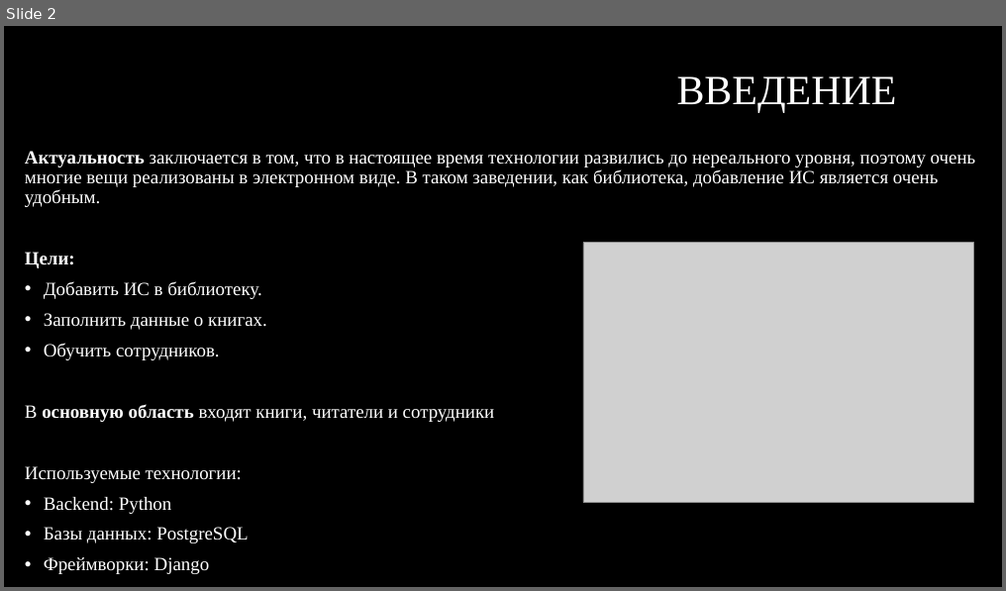
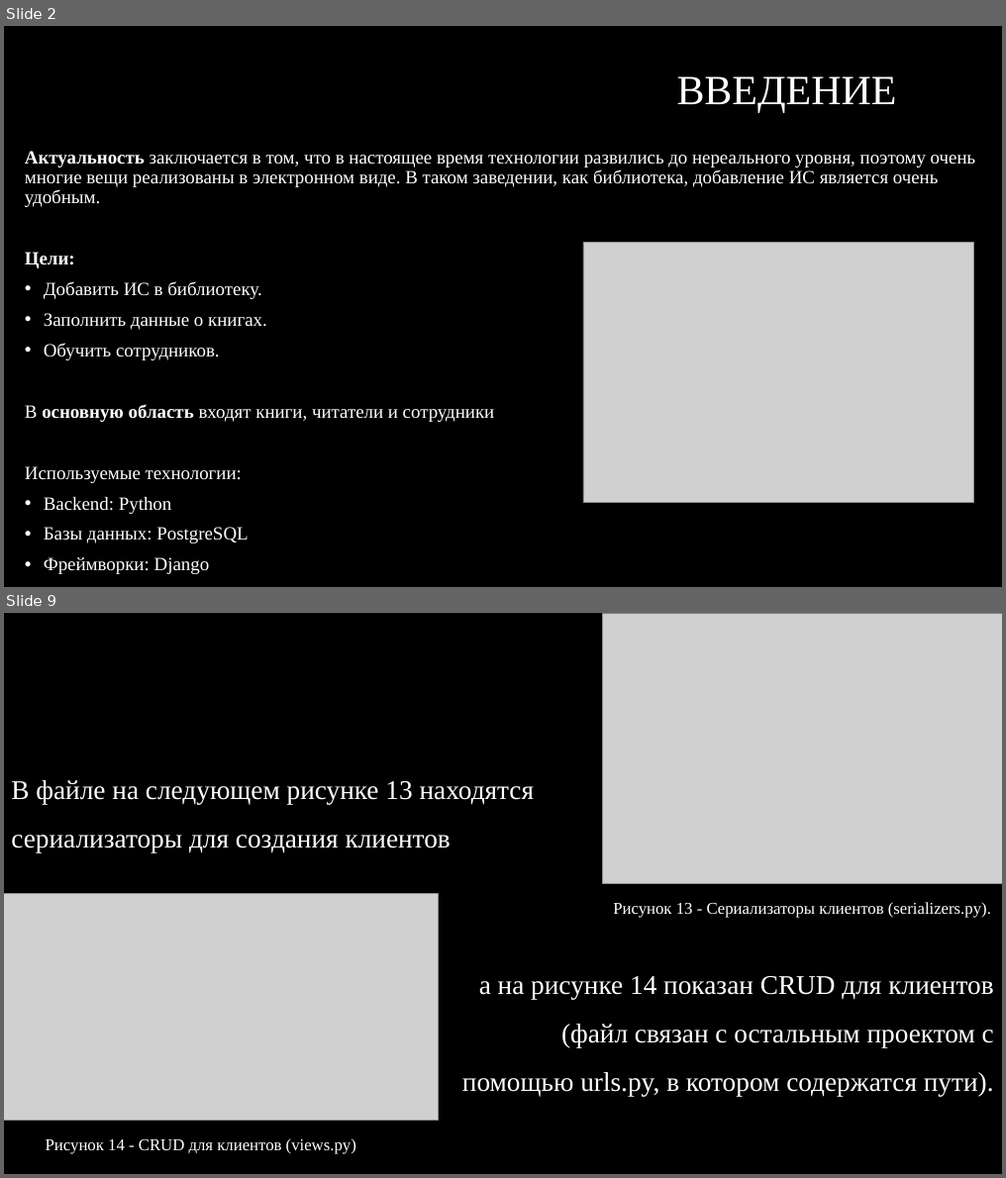
Before and after one commit to n1lhsss/YP04, a slide deck: Презентация Microsoft PowerPoint.pptx. Shown one above the other, each under a label of ours: slide 2 before the commit, slides 2 and 9 after it; the slides between them are not shown. The pictures are 1006x591 and 1006x1178 pixels, drawn with LibreOffice and Linux fonts; fonts in the diff are those of the drawing; grey boxes stand for pictures; background and template pictures are left out. Boxes give left, top, right and bottom in pixels: in the first picture for what was removed or moved away, otherwise in the second. Text is boxed around its words. In the diff, an @@ line names an element or a change of style, - is before the commit and + after.

```diff
--- a/Презентация Microsoft PowerPoint.pptx
+++ b/Презентация Microsoft PowerPoint.pptx
@@ slide 9 added at box(4, 613, 1002, 1174), background #000000 @@
@@ picture added at box(603, 613, 1002, 884) @@
@@ text added at box(11, 780, 535, 853), 26 pt, text #FFFFFF @@
+В файле на следующем рисунке 13 находятся сериализаторы для создания клиентов
@@ picture added at box(4, 894, 439, 1121) @@
@@ text added at box(613, 902, 991, 918), 16 pt, text #FFFFFF @@
+Рисунок 13 - Сериализаторы клиентов (serializers.py).
@@ text added at box(462, 976, 994, 1096), 26 pt, text #FFFFFF @@
+а на рисунке 14 показан CRUD для клиентов (файл связан с остальным проектом с помощью urls.py, в котором содержатся пути).
@@ text added at box(46, 1139, 356, 1155), 16 pt, text #FFFFFF @@
+Рисунок 14 - CRUD для клиентов (views.py)
```
Also in this commit, not shown: 8 slides changed, 3 other slides added, 2 other files.
